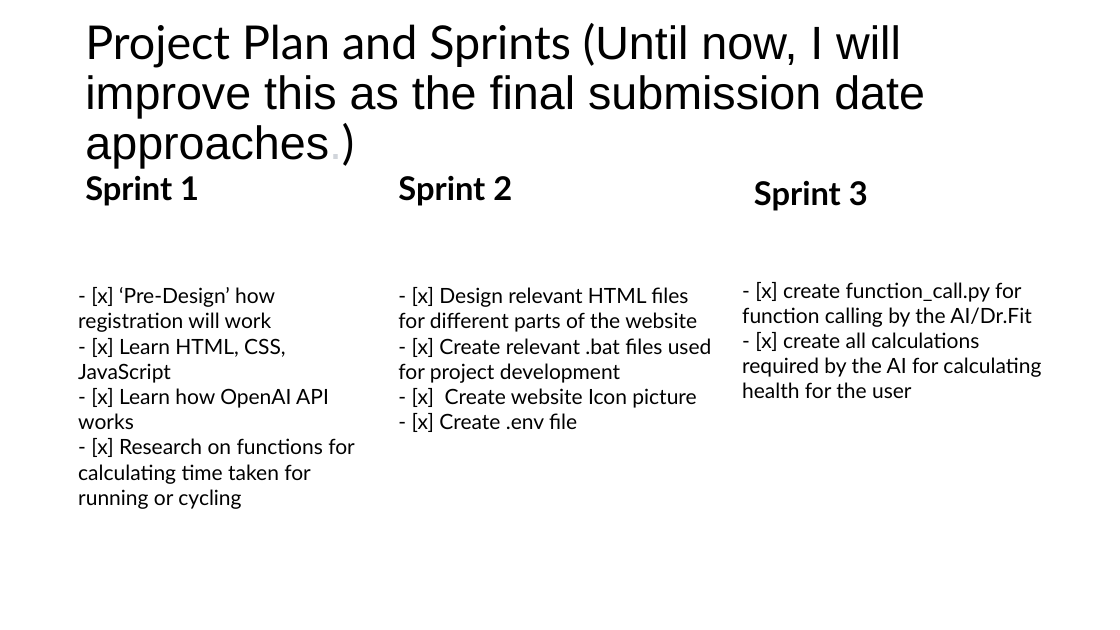
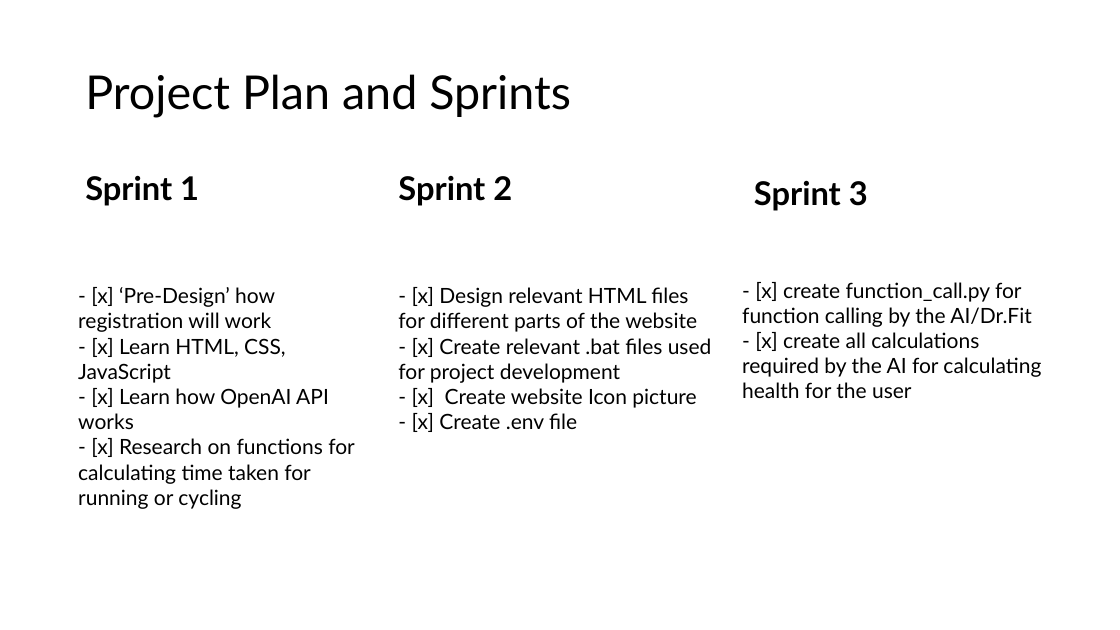
Before and after one commit to alfie-ns/1004-CW, a slide deck: slide 4 of 1004/FInalPortfolio2.pptx. Drawn at 1120x630 pixels with LibreOffice and Linux fonts; fonts in the diff are those of the drawing. Boxes give left, top, right and bottom in pixels: in the first picture for what was removed or moved away, otherwise in the second. Text is boxed around its words. In the diff, an @@ line names an element or a change of style, - is before the commit and + after.

```diff
--- a/1004/FInalPortfolio2.pptx
+++ b/1004/FInalPortfolio2.pptx
@@ title at (85,74,571,118): text changed; font Arial to Lato @@
-Project Plan and Sprints (Until now, I will improve this as the final submission date approaches.)
+Project Plan and Sprints
```
Also in this commit, not shown: 1 other slide changed, 3 other files.
